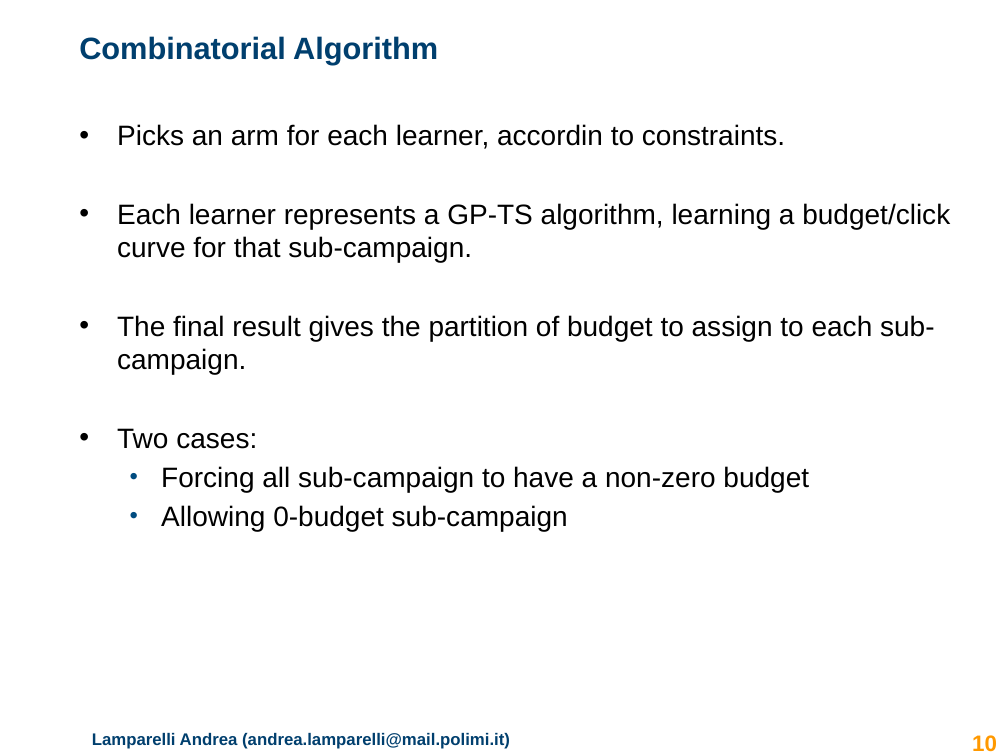
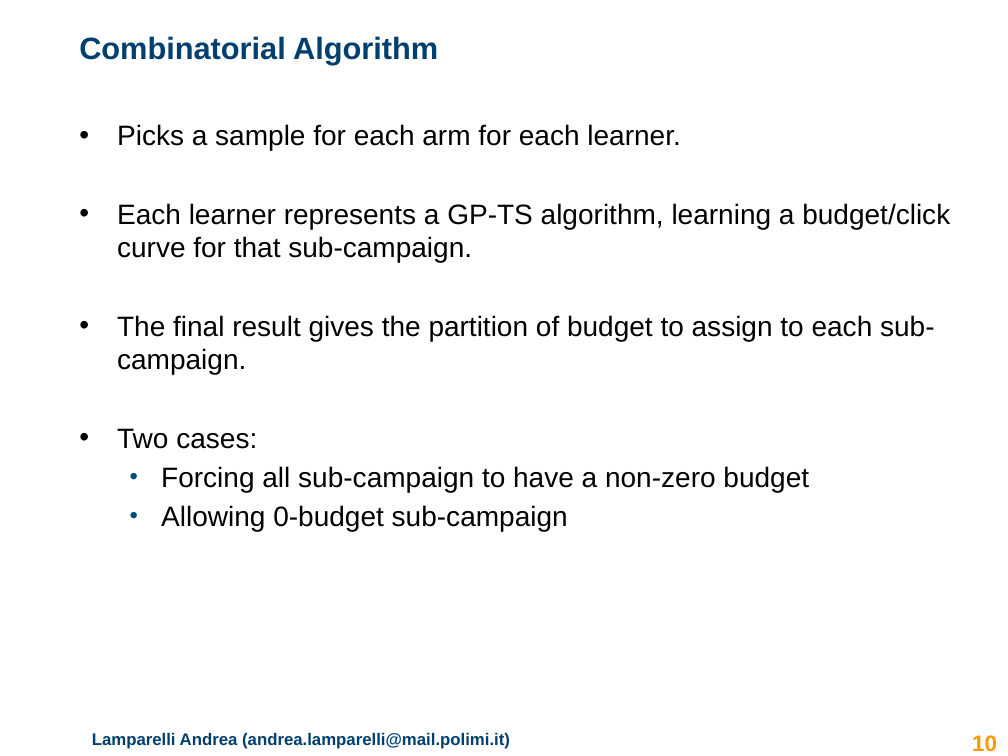
Before and after one commit to lucabonali/AdvertisingDIA, a slide deck: slide 10 of advertising_presentation.pptx. Drawn at 1008x756 pixels with LibreOffice and Linux fonts; fonts in the diff are those of the drawing; background and template pictures are left out. Boxes give left, top, right and bottom in pixels: in the first picture for what was removed or moved away, otherwise in the second. Text is boxed around its words. In the diff, an @@ line names an element or a change of style, - is before the commit and + after.

```diff
--- a/advertising_presentation.pptx
+++ b/advertising_presentation.pptx
@@ text at (117,124,680,150): text changed @@
-• Picks an arm for each learner, accordin to constraints.
+• Picks a sample for each arm for each learner.
```
Also in this commit, not shown: 1 other slide changed.
